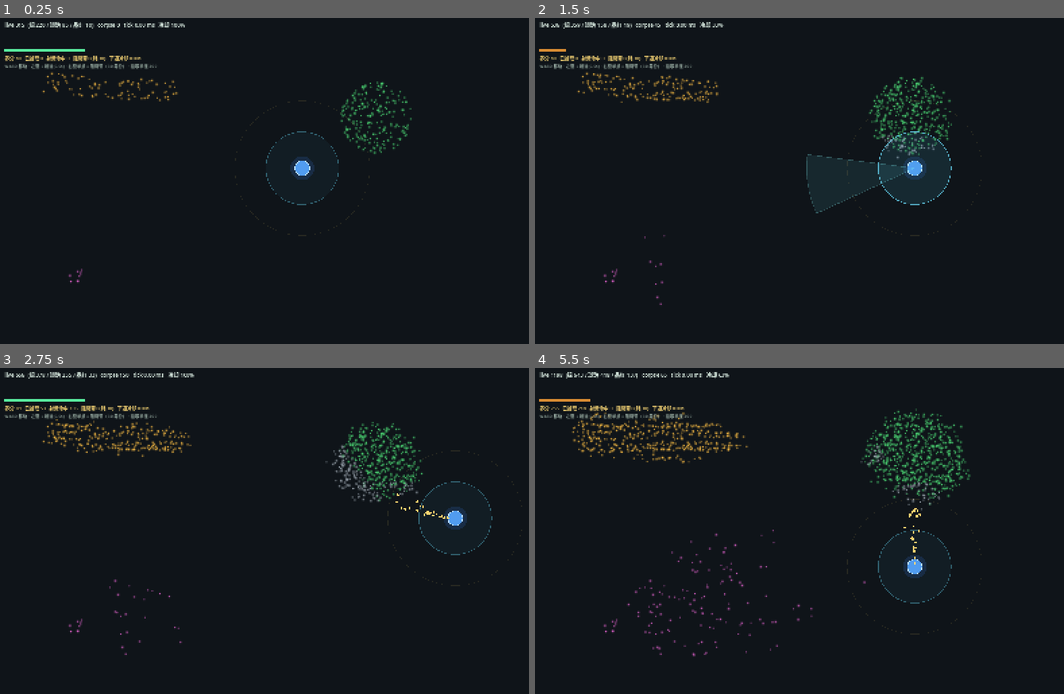
Above: before the commit, frames 1-4 (two rows, left to right).
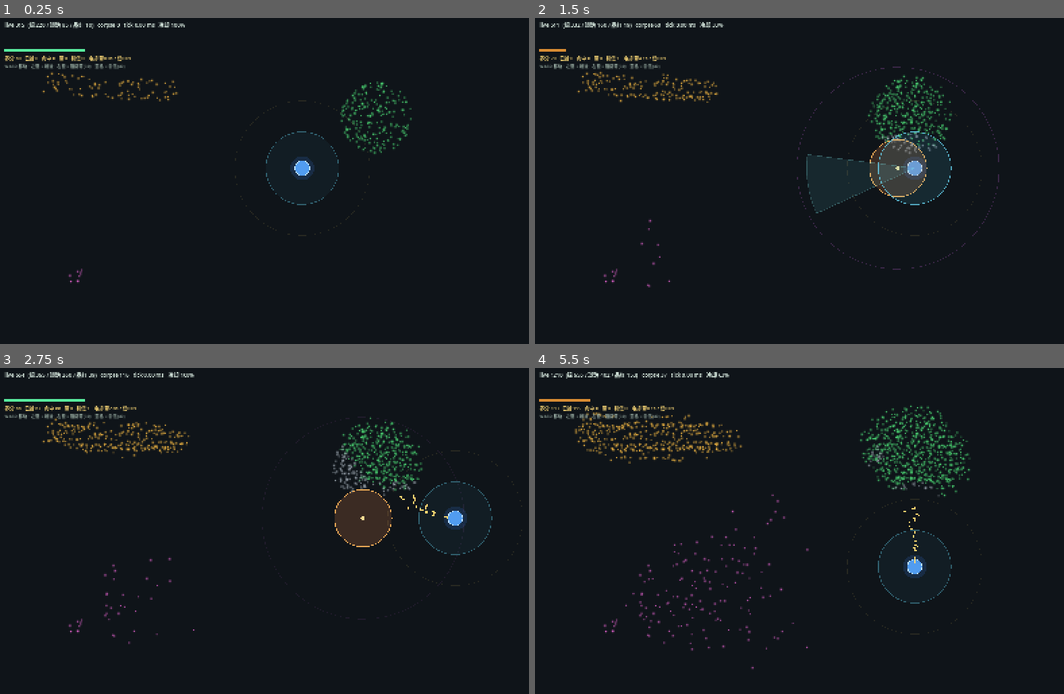
Above: after the commit, the same moments.

Repository: yanyanzi620/gamecreation
Game: Godot game, scene res://scenes/demo/virus_showcase.tscn
Same seed, same stepped clock (60 frames per second), same inputs: the game is played once before the commit and once after it. This scene is started directly instead of the project's main scene.
Inputs (mouse positions are in pixels of both pictures, inside the frame that each line leads up to):
- Up to frame 1 (0.25 s): no input
- Up to frame 2 (1.5 s): tap Enter at 0.5 s; move the mouse to (921, 167) at 0.52 s; hold D 0.53-1.25 s; hold Space 0.53-1.25 s; click (921, 167) at 0.67 s; drag from (693, 200) to (778, 252) at 1.27 s
- Up to frame 3 (2.75 s): move the mouse to (322, 462) at 2.02 s; hold D from 2.03 s (still down); hold Space from 2.03 s (still down); tap N at 2.1 s; click (322, 462) at 2.17 s
- Up to frame 4 (5.5 s): release D at 2.75 s; release Space at 2.75 s; drag from (778, 602) to (640, 485) at 2.77 s; move the mouse to (963, 586) at 3.52 s; hold A 3.53-4.25 s; hold Space 3.53-4.25 s; tap Tab at 3.6 s; click (963, 586) at 3.67 s; drag from (640, 485) to (720, 449) at 4.27 s; move the mouse to (831, 534) at 5.02 s; hold S from 5.03 s (still down); hold Space from 5.03 s (still down); tap V at 5.1 s; click (831, 534) at 5.17 s

The runs differ from the first frame. In frame 1, 0.4% of the frame differs, in the area x 6-30%, y 11-16%; in frame 2, 3.1%; in frame 3, 3.9%; in frame 4, 4.4%, in the area x 3-83%, y 1-93%.

Commit message:
feat(M1-T2): fuse (space) - kill ring for blob/band, gravity ring pulls chain in

Diff:
--- a/scripts/demo/virus_showcase.gd
+++ b/scripts/demo/virus_showcase.gd
@@ -21,6 +21,9 @@
 const PLAYER_R := 22.0
 const BLK_CD := 0.20
 const BLK_COST := 30
+const FUSE_COST := 40
+const FUSE_CD := 5.0
+const FUSE_OFFSET := 180.0
 
 var player := Vector2(900.0, 450.0)
 var mouse := Vector2(1120.0, 300.0)
@@ -31,6 +34,7 @@
 
 var _acc := 0.0
 var _blk_cd := 0.0
+var _fuse_cd := 0.0
 var _hud: Label
 var _hud2: Label
 var _bar: ColorRect
@@ -97,7 +101,7 @@
 	_hint.position = Vector2(18, 136)
 	_hint.add_theme_font_size_override("font_size", 13)
 	_hint.add_theme_color_override("font_color", Color(0.60, 0.68, 0.64))
-	_hint.text = "WASD 移动 · 左键 = 射流(0.5s) · 右键单点 = 阻隔带（30 养分） · 拾取半径 200"
+	_hint.text = "WASD 移动 · 左键 = 射流 · 右键 = 阻隔带(30) · 空格 = 引信(40)"
 	layer.add_child(_hint)
 
 	if _shot:
@@ -114,8 +118,15 @@
 	_fire(Vector2(1120.0, 300.0))
 	await get_tree().create_timer(0.85).timeout
 	_save("res://shot_a.png")
-	await get_tree().create_timer(4.20).timeout
+	await get_tree().create_timer(0.80).timeout
+	# 验收用：直接把引信丢进链条区域（正常玩法里它只能落在单元正前方 180）
+	pop.add_fuse(Vector2(690.0, 690.0))
+	await get_tree().create_timer(2.20).timeout
 	_save("res://shot_b.png")
+	# 再丢一枚进圆盘病毒内部，验证「小圈直接消融」也能作用于盘/带
+	pop.add_fuse(Vector2(1120.0, 320.0))
+	await get_tree().create_timer(1.10).timeout
+	_save("res://shot_c.png")
 	get_tree().quit()
 
 
@@ -124,10 +135,23 @@
 	var p := ProjectSettings.globalize_path(path)
 	img.save_png(p)
 	print("[SHOT] ", p)
-	print("[STAT] sim=%.2f frames=%d live=%d corpse=%d nut=%d picked=%d hit=%d" % [
+	print("[STAT] sim=%.2f frames=%d live=%d corpse=%d nut=%d picked=%d hit=%d fuse=%d chain=%d" % [
 		_sim, _frames, pop.live_count(), pop.corpse_count(), aura.nutrient,
-		aura.picked, jet.last_hit()
+		aura.picked, jet.last_hit(), pop.fuse_count(), pop.live_by_kind(KIND_CHAIN)
 	])
+
+
+func _place_fuse(target: Vector2) -> bool:
+	if _fuse_cd > 0.0 or aura.nutrient < FUSE_COST:
+		return false
+	var d := target - player
+	if d.length() < 1.0:
+		d = Vector2.RIGHT
+	if not pop.add_fuse(player + d.normalized() * FUSE_OFFSET):
+		return false
+	aura.nutrient -= FUSE_COST
+	_fuse_cd = FUSE_CD
+	return true
 
 
 func _place_block(target: Vector2) -> bool:
@@ -150,6 +174,11 @@
 # 鼠标一律走事件，按下这一下就判定：
 # 轮询式检测会漏掉「按下+抬起发生在同一帧」的快速点击
 func _unhandled_input(e: InputEvent) -> void:
+	if e is InputEventKey:
+		var k := e as InputEventKey
+		if k.pressed and not k.echo and k.keycode == KEY_SPACE:
+			_place_fuse(get_global_mouse_position())
+		return
 	if not (e is InputEventMouseButton):
 		return
 	var mb := e as InputEventMouseButton
@@ -182,6 +211,8 @@
 
 	if _blk_cd > 0.0:
 		_blk_cd = maxf(0.0, _blk_cd - delta)
+	if _fuse_cd > 0.0:
+		_fuse_cd = maxf(0.0, _fuse_cd - delta)
 
 
 
@@ -209,8 +240,9 @@
 		pop.live_by_kind(KIND_CHAIN),
 		pop.corpse_count(), float(_tick_us) / 1000.0, int(ratio * 100.0)
 	]
-	_hud2.text = "养分 %d   已拾取 %d   射流命中 %d   阻隔带 %d(耗 %d)   下道冷却 %.2fs" % [
-		aura.nutrient, aura.picked, jet.last_hit(), pop.block_count(), BLK_COST, _blk_cd
+	_hud2.text = "养分 %d   已拾 %d   命中 %d   带 %d   引信 %d   冷却 带%.1fs / 信%.1fs" % [
+		aura.nutrient, aura.picked, jet.last_hit(), pop.block_count(),
+		pop.fuse_count(), _fuse_cd, _blk_cd
 	]
 	queue_redraw()
 
--- a/scripts/world/virus_population.gd
+++ b/scripts/world/virus_population.gd
@@ -72,6 +72,15 @@
 const BLK_SLACK := 12.0         # 端点容差
 const BLK_STATE_ARM := 0
 const BLK_STATE_ON := 1
+
+# ------------------------------------------------------------ 引信
+# 空格放一个引信：小圈里的圆盘/带状直接消融，
+# 大圈里的跳跃链被逐帧拽向小圈，进圈即灭。
+const FUSE_KILL := 85.0        # 小范围：圆盘 / 带状直接消融
+const FUSE_PULL := 300.0       # 更大的范围：只对跳跃链生效，往中心拽
+const FUSE_SPEED := 250.0      # 被拽的速度 px/s
+const FUSE_LIFE := 3.0         # 引信维持多久
+const MAX_FUSE := 3
 const AXIS_WANDER := 0.07       # 每次繁殖让主轴折一次的概率
 const WANDER_DEG_BAND := 20.0
 
@@ -112,6 +121,7 @@
 var _buf := PackedFloat32Array()
 var _dirty := true
 var _blk: Array = []
+var _fuse: Array = []
 
 func _ready() -> void:
 	_rng.seed = 20261119
@@ -331,6 +341,7 @@
 
 func tick(dt: float) -> void:
 	_tick_blocks(dt)
+	_tick_fuses(dt)
 	for i in range(TOTAL):
 		if _alive[i] == 0:
 			continue
@@ -553,6 +564,61 @@
 	return got
 
 # ============================================================ 阻隔带
+func add_fuse(center: Vector2) -> bool:
+	if _fuse.size() >= MAX_FUSE:
+		return false
+	_fuse.append({"c": center, "t": 0.0})
+	queue_redraw()
+	return true
+
+
+func fuse_count() -> int:
+	return _fuse.size()
+
+
+func _tick_fuses(dt: float) -> void:
+	if _fuse.is_empty():
+		return
+	var kill2 := FUSE_KILL * FUSE_KILL
+	var pull2 := FUSE_PULL * FUSE_PULL
+	var keep: Array = []
+	for f in _fuse:
+		f["t"] += dt
+		var c: Vector2 = f["c"]
+		for i in range(TOTAL):
+			if _alive[i] == 0 or _ptype[i] != 0:
+				continue
+			var vx := _px[i] - c.x
+			var vy := _py[i] - c.y
+			var l2 := vx * vx + vy * vy
+			if l2 <= kill2:
+				_to_corpse(i)        # 小圈：圆盘/带状/链，一律消融
+				continue
+			if _pkind[i] == KIND_CHAIN and l2 <= pull2:
+				_drag_chain(i, c, dt)
+		if f["t"] < FUSE_LIFE:
+			keep.append(f)
+	_fuse = keep
+	queue_redraw()
+
+
+# 把一颗链粒子往引信拽一步（要同步维护粗格占用）
+func _drag_chain(i: int, toward: Vector2, dt: float) -> void:
+	var dx := toward.x - _px[i]
+	var dy := toward.y - _py[i]
+	var l := sqrt(dx * dx + dy * dy)
+	if l < 1.0:
+		return
+	var step := FUSE_SPEED * dt
+	if step > l:
+		step = l
+	_cell_remove(_px[i], _py[i])
+	_px[i] += dx / l * step
+	_py[i] += dy / l * step
+	_cell_add(_px[i], _py[i])
+	_write_slot(i)
+
+
 # 规则
 #   · 只能落在单元朝前的正前方，不吸附、不拖拽
 #   · 固定长度，释放后先闪烁 BLK_ARM 秒才生效
@@ -637,6 +703,17 @@
 			draw_line(a, b, Color(1.0, 0.86, 0.35, 0.90 * blink), 2.0)
 			draw_line(a, b, Color(1.0, 0.86, 0.35, 0.20 * blink), 12.0)
 
+	for f in _fuse:
+		var c: Vector2 = f["c"]
+		var life: float = 1.0 - f["t"] / FUSE_LIFE
+		var pulse := 0.55 + 0.45 * absf(sin(f["t"] * 9.0))
+		# 外圈：只吸引链条的「引力圈」
+		draw_arc(c, FUSE_PULL, 0.0, TAU, 48, Color(0.86, 0.42, 0.95, (0.12 + 0.20 * pulse) * life), 1.5)
+		# 内圈：真正的杀伤范围
+		draw_circle(c, FUSE_KILL, Color(0.95, 0.55, 0.30, 0.10 + 0.10 * pulse))
+		draw_arc(c, FUSE_KILL, 0.0, TAU, 40, Color(1.0, 0.72, 0.36, 0.55 + 0.35 * pulse), 2.5)
+		draw_circle(c, 6.0, Color(1.0, 0.90, 0.60, 0.95))
+
 # ============================================================ 渲染
 
 func _kind_color(kind: int) -> Color:
Not shown, changed: docs/病毒模型与攻击机制.md
